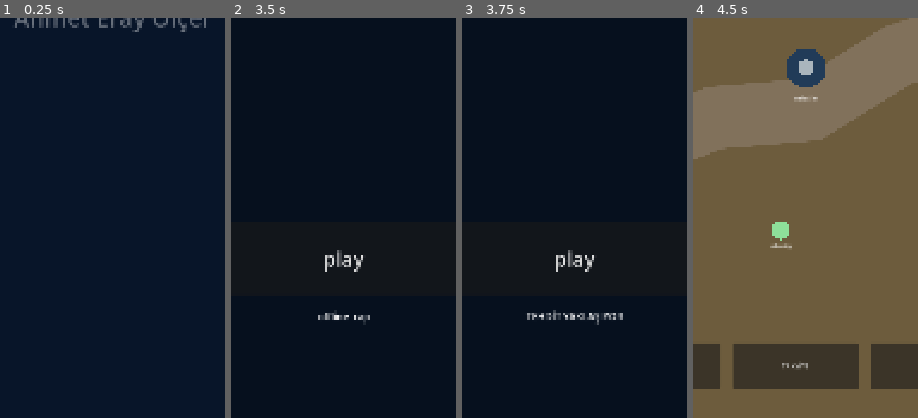
Above: before the commit, frames 1-4 (left to right).
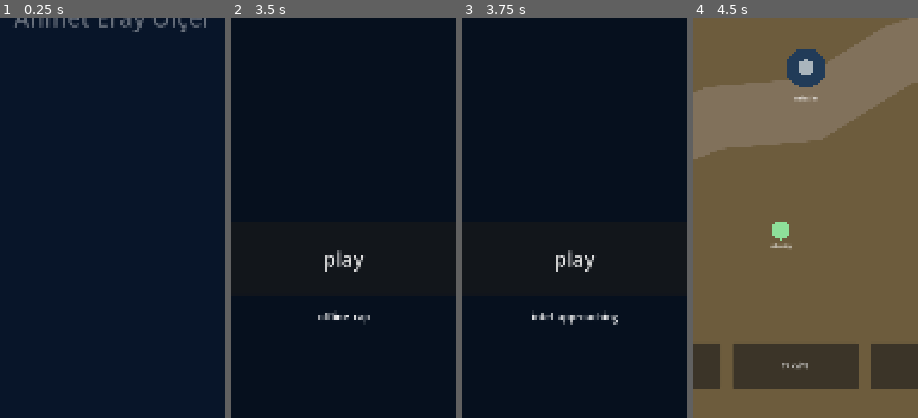
Above: after the commit, the same moments.

Repository: olcereray2-ship-it/world-defense
Game: Godot game, scene res://scenes/Boot.tscn
The game is run twice, just before and just after one commit, with the same random seed, the same clock (stepped at 60 frames per second) and the same inputs.
Inputs:
- Up to frame 1 (0.25 s): no input
- Up to frame 2 (3.5 s): no input
- Up to frame 3 (3.75 s): click "intel" at 3.5 s
- Up to frame 4 (4.5 s): click "play" at 4.25 s
The pictures show only the part of the screen within x 25-75%, y 50-100%; the shares and areas given below are measured in that part.

Frames 1-2 are identical in both runs. In frame 3, 0.6% of the frame differs, in the area x 28-72%, y 73-77%; in frame 4, nothing differs.
Error in both runs: Invalid call. Nonexistent function 'get_csv_line' in base 'String'. (res://scripts/localization_manager.gd:23)

Commit message:
Fix persistence and localization in radar.gd

Diff:
--- a/scripts/radar.gd
+++ b/scripts/radar.gd
@@ -1,7 +1,11 @@
 class_name RadarSystem
+
 static func intel(level:int,wave:int)->String:
- if level<10:return "TEHDİT YAKLAŞIYOR"
- if level<25:return "TEHDİT: %s KANAT"%("SAĞ" if wave%2 else "SOL")
- if level<50:return "%d düşman yaklaşıyor"%[6+wave*3]
- if level<75:return "Hava/kara sınıfları tespit edildi"
- return "Rota, sınıf ve özel tehdit tamamen analiz edildi"
+ var lv=clampi(level,1,100)
+ if lv<10:return LocalizationManager.text("intel_approaching")
+ if lv<25:
+  var side=LocalizationManager.text("right") if wave%2!=0 else LocalizationManager.text("left")
+  return LocalizationManager.text("intel_flank")%side
+ if lv<50:return LocalizationManager.text("intel_count")%(6+maxi(0,wave)*3)
+ if lv<75:return LocalizationManager.text("intel_classes")
+ return LocalizationManager.text("intel_full")
